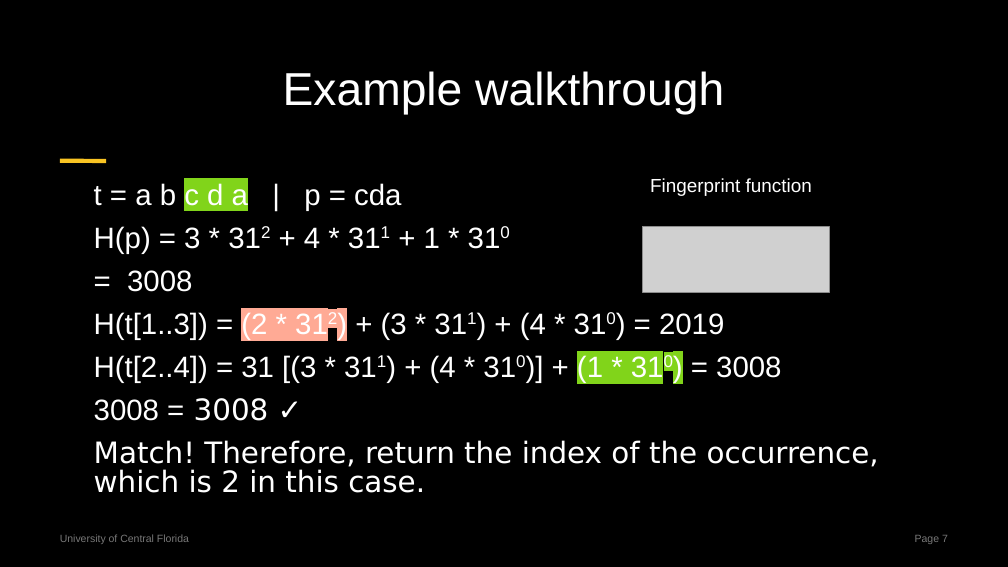
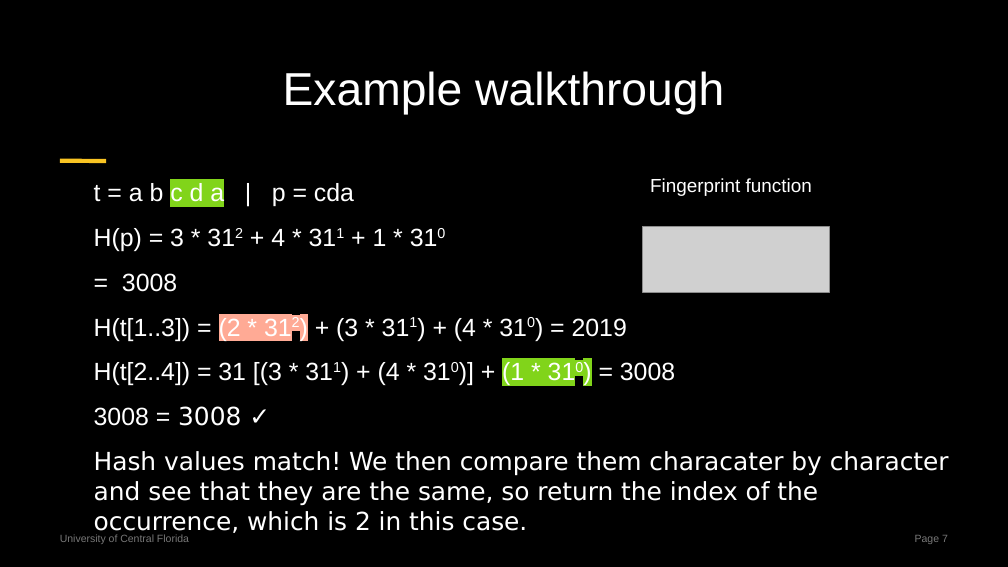
Before and after one commit to centuryhopper/Fall2022CourseContents, a slide deck: slide 7 of CAP6515/paper_presentation_files/rabin-karp-presentation.pptx. Drawn at 1008x567 pixels with LibreOffice and Linux fonts; fonts in the diff are those of the drawing; grey boxes stand for pictures. Boxes give left, top, right and bottom in pixels: in the first picture for what was removed or moved away, otherwise in the second. Text is boxed around its words. In the diff, an @@ line names an element or a change of style, - is before the commit and + after.

```diff
--- a/CAP6515/paper_presentation_files/rabin-karp-presentation.pptx
+++ b/CAP6515/paper_presentation_files/rabin-karp-presentation.pptx
@@ text at (94, 183, 675, 426): size 28 to 23.7 pt in "t = a b c d a ...", "H(p) = 3 * 312 + 4 ...", "= 3008", "H(t[1..3]) = (2 * 312) + (3 ..." and 2 more places; line spacing 0.8 to 1 @@
@@ text at (94, 451, 949, 536): text changed; size 28 to 23.7 pt @@
-Match! Therefore, return the index of the occurrence, which is 2 in this case.
+Hash values match! We then compare them characater by character and see that they are the same, so return the index of the occurrence, which is 2 in this case.
```
Also in this commit, not shown: 11 other slides changed, 2 slides removed.
